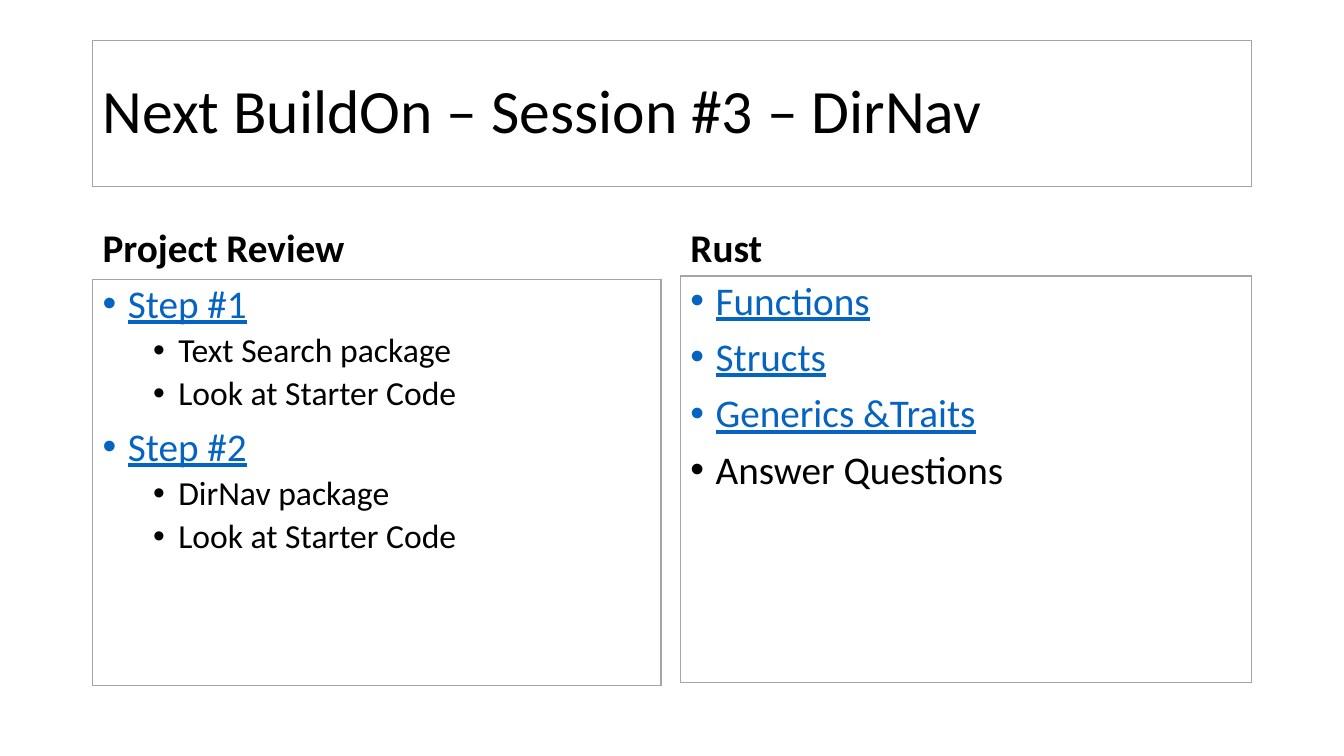
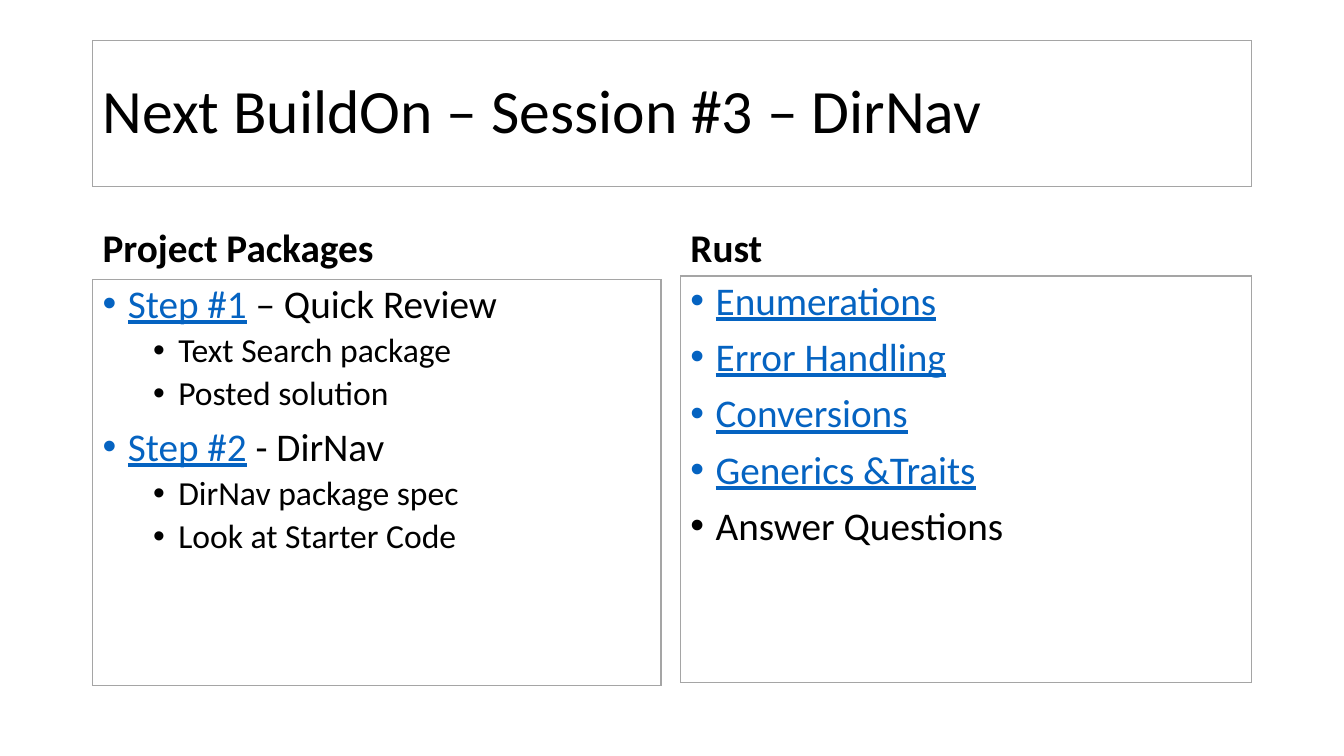
Before and after one commit to JimFawcett/JimFawcett.github.io, a slide deck: slide 7 of Resources/Build-On-2.pptx. Drawn at 1344x756 pixels with LibreOffice and Linux fonts; fonts in the diff are those of the drawing. Boxes give left, top, right and bottom in pixels: in the first picture for what was removed or moved away, otherwise in the second. Text is boxed around its words. In the diff, an @@ line names an element or a change of style, - is before the commit and + after.

```diff
--- a/Resources/Build-On-2.pptx
+++ b/Resources/Build-On-2.pptx
@@ text at box(103, 234, 373, 269): text changed @@
-Project Review
+Project Packages
@@ text at box(128, 290, 497, 325): text changed; text colour #0563C1 to #000000 @@
-• Step #1
+• Step #1 – Quick Review
@@ text at box(716, 288, 946, 434): text changed @@
-• Functions
-• Structs
+• Enumerations
+• Error Handling
+• Conversions
@@ text at box(128, 381, 459, 511): paragraphs added @@
+  • Posted solution
+• Step #2 - DirNav
+  • DirNav package spec
@@ text at box(128, 434, 456, 549): paragraphs removed @@
-• Step #2
-  • DirNav package
-  • Look at Starter Code
```
Also in this commit, not shown: 1 other slide changed, 1 other file.
